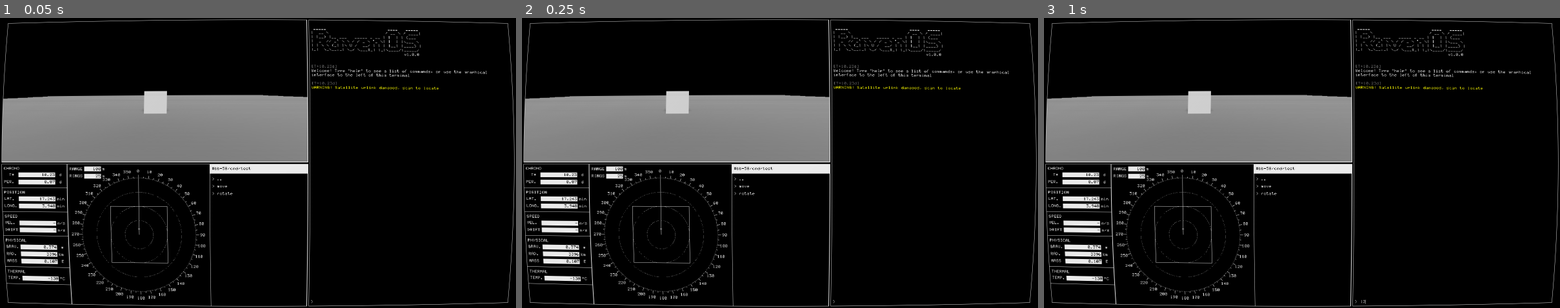
Above: before the commit, frames 1-3 (left to right).
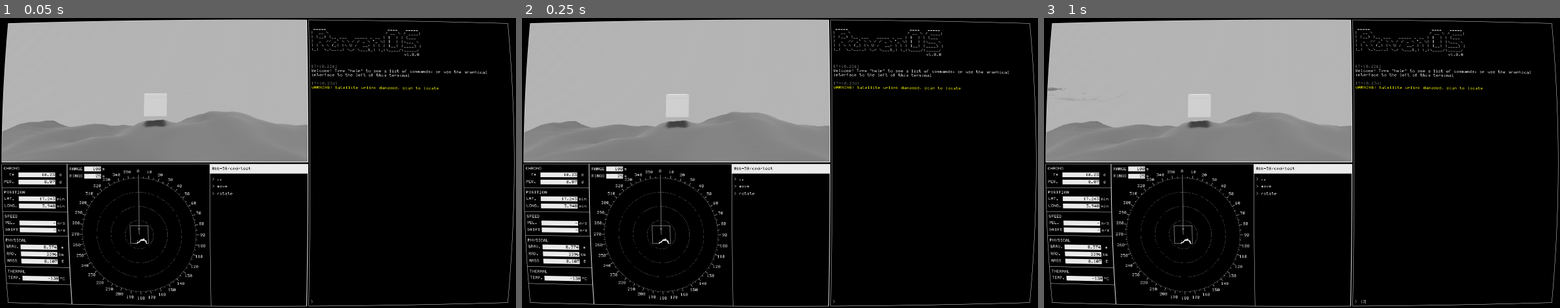
Above: after the commit, the same moments.

Repository: ogilliland/space-rover-game
Game: Godot game, scene res://scenes/main.tscn
Two runs of this game, one before a commit and one after it. Both use one fixed random seed, a clock stepped at 60 frames per second and the inputs below.
Inputs (mouse positions are in pixels of both pictures, inside the frame that each line leads up to):
- Up to frame 1 (0.05 s): no input
- Up to frame 2 (0.25 s): no input
- Up to frame 3 (1 s): click (1456, 302) at 0.52 s; type "12" at 0.6 s

The runs differ from the first frame. In frame 1, 20% of the frame differs, in the area x 0-60%, y 0-85%; in frame 2, 20%; in frame 3, 20%.

Commit message:
Initial terrain generation

Diff:
--- a/materials/depth_texture.gdshader
+++ b/materials/depth_texture.gdshader
@@ -2,7 +2,7 @@
 render_mode unshaded, depth_test_disable;
 
 const float outline_thickness = 1.0;
-const float depth_sensitivity = 0.2;
+const float depth_sensitivity = 0.05;
 
 void vertex() {
 	POSITION = vec4(VERTEX, 1.0);
--- a/project.godot
+++ b/project.godot
@@ -7,6 +7,16 @@
 ;   param=value ; assign values to parameters
 
 config_version=4
+
+_global_script_classes=[ {
+"base": "Spatial",
+"class": "TerrainChunk",
+"language": "GDScript",
+"path": "res://scripts/world/chunk.gd"
+} ]
+_global_script_class_icons={
+"TerrainChunk": ""
+}
 
 [application]
 
--- a/scenes/gui/control_panel.tscn
+++ b/scenes/gui/control_panel.tscn
@@ -52,6 +52,7 @@
 [node name="Camera" type="Camera" parent="Layout/RoverComms/MainCamera/Viewport"]
 transform = Transform( 1, 0, 0, 0, 1, 0, 0, 0, 1, 0, 2, 0 )
 cull_mask = 1023
+far = 200.0
 script = ExtResource( 2 )
 
 [node name="Telemetry" type="Control" parent="Layout/RoverComms"]
--- a/scenes/gui/radar.tscn
+++ b/scenes/gui/radar.tscn
@@ -53,9 +53,9 @@
 
 [node name="Label" type="Label" parent="ViewportContainer/RadialNumbers"]
 margin_left = 341.0
-margin_top = 27.8
+margin_top = 25.8
 margin_right = 377.0
-margin_bottom = 43.8
+margin_bottom = 45.8
 custom_fonts/font = ExtResource( 6 )
 text = "0"
 align = 1
--- a/scenes/rover/rover.tscn
+++ b/scenes/rover/rover.tscn
@@ -1,6 +1,6 @@
 [gd_scene load_steps=4 format=2]
 
-[ext_resource path="res://scripts/rover.gd" type="Script" id=1]
+[ext_resource path="res://scripts/rover/rover.gd" type="Script" id=1]
 
 [sub_resource type="CapsuleShape" id=1]
 
--- a/scenes/world/planet.tscn
+++ b/scenes/world/planet.tscn
@@ -1,22 +1,19 @@
-[gd_scene load_steps=7 format=2]
+[gd_scene load_steps=5 format=2]
 
 [ext_resource path="res://scenes/rover/rover.tscn" type="PackedScene" id=1]
+[ext_resource path="res://scripts/world/terrain.gd" type="Script" id=2]
 
 [sub_resource type="Environment" id=1]
+background_mode = 1
+background_color = Color( 0.768627, 0.768627, 0.768627, 1 )
 ambient_light_color = Color( 1, 1, 1, 1 )
 ambient_light_energy = 0.25
+fog_enabled = true
+fog_color = Color( 0.768627, 0.768627, 0.768627, 1 )
+fog_depth_begin = 150.0
+fog_depth_end = 200.0
 
-[sub_resource type="SpatialMaterial" id=2]
-albedo_color = Color( 0.501961, 0.501961, 0.501961, 1 )
-
-[sub_resource type="PlaneMesh" id=3]
-material = SubResource( 2 )
-size = Vector2( 100, 100 )
-
-[sub_resource type="BoxShape" id=4]
-extents = Vector3( 50, 1, 50 )
-
-[sub_resource type="CubeMesh" id=5]
+[sub_resource type="CubeMesh" id=2]
 
 [node name="Planet" type="Spatial"]
 
@@ -27,19 +24,13 @@
 transform = Transform( 1, 0, 0, 0, 0.5, 0.866025, 0, -0.866025, 0.5, 0, 10, 0 )
 shadow_enabled = true
 
+[node name="Terrain" type="Spatial" parent="."]
+script = ExtResource( 2 )
+rover_path = NodePath("../Rover")
+
 [node name="Rover" parent="." instance=ExtResource( 1 )]
-
-[node name="Floor" type="StaticBody" parent="."]
-
-[node name="MeshInstance" type="MeshInstance" parent="Floor"]
-mesh = SubResource( 3 )
-material/0 = null
-
-[node name="CollisionShape" type="CollisionShape" parent="Floor"]
-transform = Transform( 1, 0, 0, 0, 1, 0, 0, 0, 1, 0, -1, 0 )
-shape = SubResource( 4 )
 
 [node name="MeshInstance" type="MeshInstance" parent="."]
 transform = Transform( 1, 0, 0, 0, 1, 0, 0, 0, 1, 0, 1, -10 )
-mesh = SubResource( 5 )
+mesh = SubResource( 2 )
 material/0 = null
--- a/scripts/rover.gd
+++ b/scripts/rover/rover.gd
@@ -3,7 +3,7 @@
 const speed : int = 1
 const rot_speed : float = 0.05
 const friction : float = 0.95
-const gravity : int = 10
+const gravity : int = 1
 
 var velocity := Vector3()
 
--- /dev/null
+++ b/scripts/world/chunk.gd
@@ -0,0 +1,92 @@
+extends Spatial
+class_name TerrainChunk
+
+const terrain_scale : float = 20.0
+const subdiv : int = 32
+
+var chunk_x : int
+var chunk_z : int
+var chunk_size : int
+var texture_size : int
+var remove : bool = true
+var noise : OpenSimplexNoise
+
+func _init(x, z, chunk_size, texture_size, noise):
+	self.chunk_x = x
+	self.chunk_z = z
+	self.noise = noise
+	self.chunk_size = chunk_size
+	self.texture_size = texture_size
+
+func _ready() -> void:
+	var ground_texture = generate_texture()
+	var ground_mesh = generate_mesh()
+	ground_mesh.material_override = SpatialMaterial.new()
+	ground_mesh.material_override.albedo_texture = ground_texture
+	translation.x = chunk_x * chunk_size
+	translation.z = chunk_z * chunk_size
+	add_child(ground_mesh)
+
+func get_height(x, y) -> float:
+	return noise.get_noise_2d(x + chunk_x * chunk_size, y + chunk_z * chunk_size) * terrain_scale
+
+func generate_texture() -> ImageTexture:
+	var ground_texture = ImageTexture.new()
+	var image_data = Image.new()
+
+	image_data.create(texture_size, texture_size, false, Image.FORMAT_RGB8)
+	image_data.fill(Color(0.5, 0.5, 0.5))
+	image_data.lock()
+
+#	for x in range(texture_size):
+#		for y in range(texture_size):
+#			image_data.set_pixel(x, y, Color(1.0, 0.0, 0.0))
+
+	ground_texture.create_from_image(image_data)
+	ground_texture.set_flags(0)
+	return ground_texture
+
+func generate_mesh() -> MeshInstance:
+	var surface_tool = SurfaceTool.new()
+	surface_tool.begin(Mesh.PRIMITIVE_TRIANGLES)
+	surface_tool.add_smooth_group(true)
+
+	for i in range(subdiv):
+		for j in range(subdiv):
+			var x1 = (float(i) / subdiv - 0.5) * chunk_size
+			var x2 = (float(i+1) / subdiv - 0.5) * chunk_size
+			var z1 = (float(j) / subdiv - 0.5) * chunk_size
+			var z2 = (float(j+1) / subdiv - 0.5) * chunk_size
+
+			var y11 = get_height(x1, z1)
+			var y12 = get_height(x1, z2)
+			var y21 = get_height(x2, z1)
+			var y22 = get_height(x2, z2)
+
+			var uv11 = Vector2(float(i) / subdiv, float(j) / subdiv)
+			var uv12 = Vector2(float(i) / subdiv, float(j+1) / subdiv)
+			var uv21 = Vector2(float(i+1) / subdiv, float(j) / subdiv)
+			var uv22 = Vector2(float(i+1) / subdiv, float(j+1) / subdiv)
+
+			surface_tool.add_uv(uv11)
+			surface_tool.add_vertex(Vector3(x1, y11, z1))
+			surface_tool.add_uv(uv21)
+			surface_tool.add_vertex(Vector3(x2, y21, z1))
+			surface_tool.add_uv(uv12)
+			surface_tool.add_vertex(Vector3(x1, y12, z2))
+
+			surface_tool.add_uv(uv21)
+			surface_tool.add_vertex(Vector3(x2, y21, z1))
+			surface_tool.add_uv(uv22)
+			surface_tool.add_vertex(Vector3(x2, y22, z2))
+			surface_tool.add_uv(uv12)
+			surface_tool.add_vertex(Vector3(x1, y12, z2))
+
+	surface_tool.index()
+	surface_tool.generate_normals()
+
+	var ground_mesh = MeshInstance.new()
+	ground_mesh.mesh = surface_tool.commit()
+
+	ground_mesh.create_trimesh_collision()
+	return ground_mesh
--- /dev/null
+++ b/scripts/world/terrain.gd
@@ -0,0 +1,96 @@
+#tool
+extends Spatial
+
+export var rover_path : NodePath
+
+var texture_size : int = 32 # pixels
+var chunk_size : int = 32 # meters
+var chunk_radius : int = 14 # num chunks to spawn around player
+
+var noise : OpenSimplexNoise
+
+var chunks : Dictionary = {}
+var unready_chunks : Dictionary = {}
+var thread : Thread
+
+func _ready():
+	noise = OpenSimplexNoise.new()
+	noise.seed = 1234
+	noise.period = 64
+	noise.octaves = 6
+
+	thread = Thread.new()
+
+func _process(delta):
+	update_chunks()
+	clean_chunks()
+	reset_chunks()
+
+func add_chunk(x, z):
+	var key = str(x) + "," + str(z)
+
+	if chunks.has(key) or unready_chunks.has(key):
+		return
+
+	if not thread.is_active():
+		thread.start(self, "load_chunk", [thread, x, z])
+		unready_chunks[key] = 1
+
+func load_chunk(arr):
+	var thread = arr[0]
+	var x = arr[1]
+	var z = arr[2]
+
+	var chunk = TerrainChunk.new(x, z, chunk_size, texture_size, noise)
+	call_deferred("load_done", chunk, thread)
+
+func load_done(chunk, thread):
+	add_child(chunk)
+	var key = str(chunk.chunk_x) + "," + str(chunk.chunk_z)
+	chunks[key] = chunk
+	unready_chunks.erase(key)
+	thread.wait_to_finish()
+
+func get_chunk(x, z):
+	var key = str(x) + "," + str(z)
+	if chunks.has(key):
+		return chunks.get(key)
+
+	return null
+
+func update_chunks():
+	var rover = get_node(rover_path)
+	var chunk_origin = Vector3(0, 0, 0)
+	if rover:
+		chunk_origin = rover.translation
+
+	# TO DO - prioritise chunks close to player (radial)
+	var p_x = round(chunk_origin.x / chunk_size)
+	var p_z = round(chunk_origin.z / chunk_size)
+
+	add_chunk(p_x, p_z)
+	var chunk = get_chunk(p_x, p_z)
+	if chunk != null:
+		chunk.remove = false
+
+	var x_min = p_x - chunk_radius * 0.5
+	var x_max = p_x + chunk_radius * 0.5
+	var z_min = p_z - chunk_radius * 0.5
+	var z_max = p_z + chunk_radius * 0.5
+	for x in range(x_min, x_max + 1):
+		for z in range(z_min, z_max + 1):
+			add_chunk(x, z)
+			chunk = get_chunk(x, z)
+			if chunk != null:
+				chunk.remove = false
+
+func clean_chunks():
+	for key in chunks:
+		var chunk = chunks.get(key)
+		if chunk.remove:
+			chunks.erase(key)
+			chunk.queue_free()
+
+func reset_chunks():
+	for key in chunks:
+		chunks.get(key).remove = true
